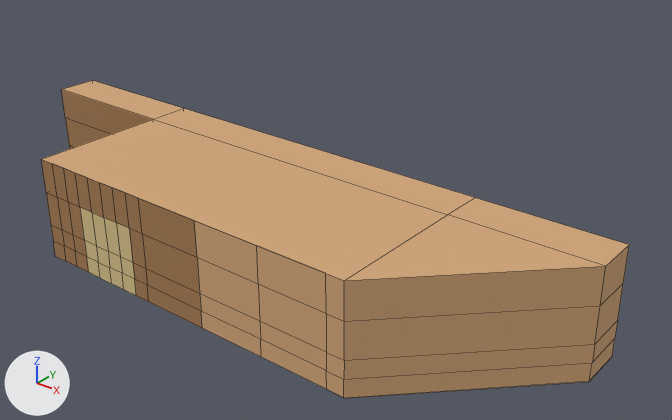
Renders of the Blender file assets/buildings/complex.blend from each side of a commit.
Before and after are seen from a 50 mm lens placed at (63.7, -53.2, 51.3), pointed at (8.2, 16.1, 8.3). Arrows for +X, +Y and +Z are at lower left; the lights stay in place. The first picture is the older version. Mesh edges are drawn as thin lines. Objects named as collision shapes, trigger or cutter boxes, shadow casters or lower levels of detail are left out.
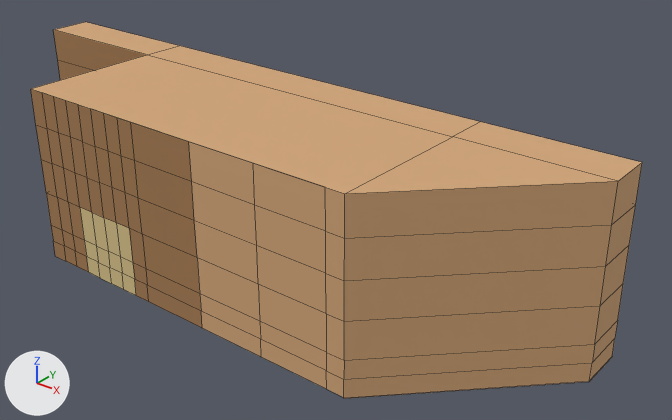
Pixel boxes [x1, y1, x2, y2] of what changed, in the pictures (672 x 420 px):
'Plane', reshaped (18% taller): before [41, 80, 629, 398]; after [31, 22, 642, 398]
part 1 of me_plane, built on: before [42, 80, 629, 281]; after [31, 22, 642, 281]

Patch to the scene script:
```diff
--- a/assets/buildings/complex.blend.py
+++ b/assets/buildings/complex.blend.py
@@ me_plane @@
 # used by ob_plane; location = (0.0, 0.0, 0.0)
-me_plane.from_pydata(...)  # 102 vertices, 83 faces; spans x -38.0..38.0, y 0.0..21.0, z -0.1..12.0
+me_plane.from_pydata(...)  # 142 vertices, 123 faces; spans x -38.0..38.0, y 0.0..21.0, z -0.1..20.0
+# me_plane part 1
+# 1 vertex is removed from x 22.0, y 16.0, z 12.0
+# 5 faces are deleted
+# 1 vertex is added at (22.0, 16.0, 20.0)
+# 20 new vertices lie (0.0, 0.0, 4.0) away from vertices in x -38.0..38.0, y 0.0..21.0, z 12.0
+# 20 new vertices lie (0.0, 0.0, 4.0) away from vertices in x -38.0..38.0, y 0.0..21.0, z 16.0
+# 21 new faces join them, mat_lighterbrick (beige #d2a679)
+# 24 new faces join them, mat_brick (brown #a67c52)
 me_plane.materials.append(mat_brick)
```
